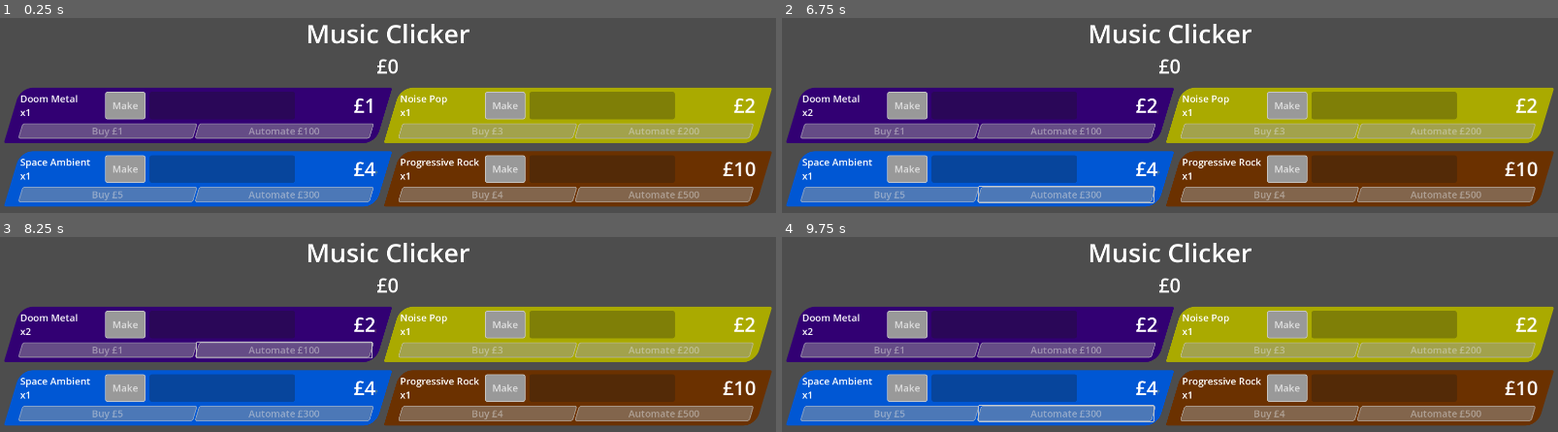
Above: before the commit, frames 1-4 (two rows, left to right).
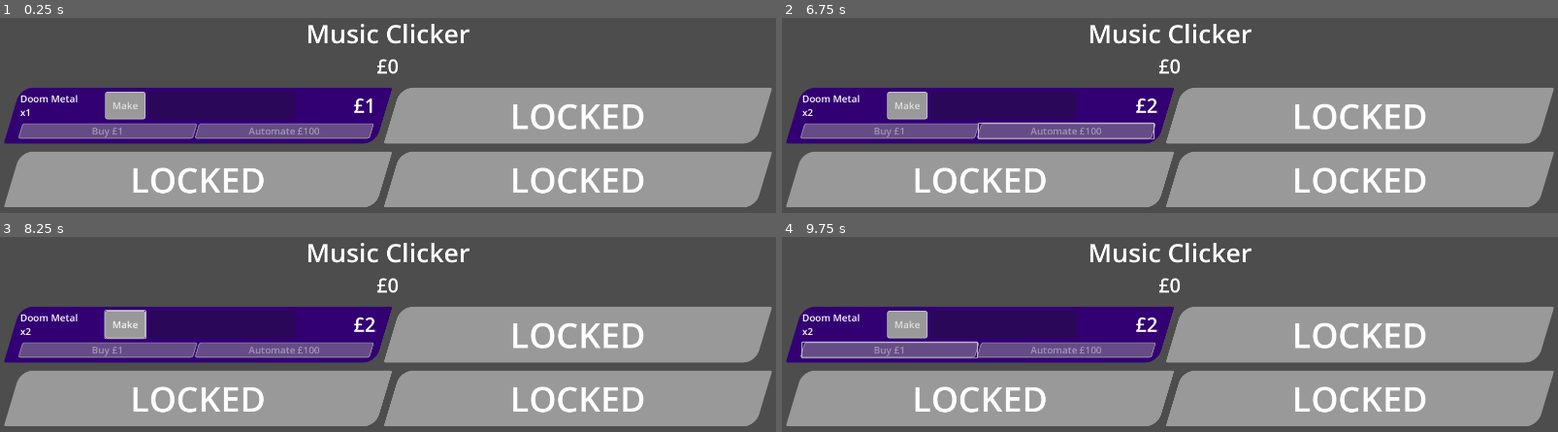
Above: after the commit, the same moments.

Repository: phrasmotica/music-clicker
Game: Godot game, scene res://game.tscn
The game is run twice, just before and just after one commit, with the same random seed, the same clock (stepped at 60 frames per second) and the same inputs.
Inputs (mouse positions are in pixels of both pictures, inside the frame that each line leads up to):
- Up to frame 1 (0.25 s): no input
- Up to frame 2 (6.75 s): click "Make" at 0.5 s; tap Enter at 1.25, 5.75 s; move the mouse to (1340, 203) at 1.27 s; hold D 1.28-2 s; hold Shift 1.28-2 s; click (1340, 203) at 1.42 s; drag from (outside the picture) to (outside the picture) at 2.02 s; move the mouse to (1247, 129) at 2.77 s; hold D 2.78-3.5 s; tap Z at 2.85 s; drag from (outside the picture) to (937, 160) at 3.52 s; click "Buy £1" at 4.25 s; tap Space at 5, 6.5 s; move the mouse to (outside the picture) at 5.02 s; hold Left 5.03-5.75 s; tap Tab at 5.1 s; drag from (937, 160) to (1053, 115) at 5.77 s; move the mouse to (outside the picture) at 6.52 s; hold Down from 6.53 s (still down); tap V at 6.6 s; click (outside the picture) at 6.67 s
- Up to frame 3 (8.25 s): release Down at 7.25 s; tap Enter at 7.25 s; drag from (271, 334) to (outside the picture) at 7.27 s; tap Space at 8 s; move the mouse to (558, 422) at 8.02 s; hold Up from 8.03 s (still down); tap Delete at 8.1 s
- Up to frame 4 (9.75 s): release Up at 8.75 s; drag from (outside the picture) to (outside the picture) at 8.77 s; move the mouse to (1247, 348) at 9.52 s; hold Down from 9.53 s (still down); tap R at 9.6 s

The runs differ from the first frame. In frame 1, 39% of the frame differs, in the area x 0-100%, y 35-98%; in frame 2, 40%; in frame 3, 40%; in frame 4, 40%.

Commit message:
Only unlock the first product by default

Diff:
--- a/scenes/game_ui.tscn
+++ b/scenes/game_ui.tscn
@@ -5,7 +5,6 @@
 [ext_resource type="PackedScene" uid="uid://bvhhta3af1hts" path="res://scenes/product_meter.tscn" id="2_e0pfi"]
 
 [sub_resource type="StyleBoxFlat" id="StyleBoxFlat_u001w"]
-resource_local_to_scene = true
 bg_color = Color(0.709696, 0.57952, 0.338334, 1)
 skew = Vector2(0.3, 0)
 corner_radius_top_left = 30
@@ -14,8 +13,6 @@
 corner_radius_bottom_left = 5
 
 [sub_resource type="StyleBoxFlat" id="StyleBoxFlat_u2dgd"]
-resource_local_to_scene = true
-bg_color = Color(0.709696, 0.57952, 0.338334, 1)
 skew = Vector2(0.3, 0)
 corner_radius_top_left = 30
 corner_radius_top_right = 5
@@ -23,8 +20,6 @@
 corner_radius_bottom_left = 5
 
 [sub_resource type="StyleBoxFlat" id="StyleBoxFlat_bt76a"]
-resource_local_to_scene = true
-bg_color = Color(0.709696, 0.57952, 0.338334, 1)
 skew = Vector2(0.3, 0)
 corner_radius_top_left = 30
 corner_radius_top_right = 5
@@ -32,8 +27,6 @@
 corner_radius_bottom_left = 5
 
 [sub_resource type="StyleBoxFlat" id="StyleBoxFlat_djwj0"]
-resource_local_to_scene = true
-bg_color = Color(0.709696, 0.57952, 0.338334, 1)
 skew = Vector2(0.3, 0)
 corner_radius_top_left = 30
 corner_radius_top_right = 5
@@ -41,8 +34,6 @@
 corner_radius_bottom_left = 5
 
 [sub_resource type="StyleBoxFlat" id="StyleBoxFlat_e0pfi"]
-resource_local_to_scene = true
-bg_color = Color(0.709696, 0.57952, 0.338334, 1)
 skew = Vector2(0.3, 0)
 corner_radius_top_left = 30
 corner_radius_top_right = 5
@@ -50,8 +41,6 @@
 corner_radius_bottom_left = 5
 
 [sub_resource type="StyleBoxFlat" id="StyleBoxFlat_o3bws"]
-resource_local_to_scene = true
-bg_color = Color(0.709696, 0.57952, 0.338334, 1)
 skew = Vector2(0.3, 0)
 corner_radius_top_left = 30
 corner_radius_top_right = 5
@@ -59,8 +48,6 @@
 corner_radius_bottom_left = 5
 
 [sub_resource type="StyleBoxFlat" id="StyleBoxFlat_3huio"]
-resource_local_to_scene = true
-bg_color = Color(0.709696, 0.57952, 0.338334, 1)
 skew = Vector2(0.3, 0)
 corner_radius_top_left = 30
 corner_radius_top_right = 5
@@ -68,8 +55,6 @@
 corner_radius_bottom_left = 5
 
 [sub_resource type="StyleBoxFlat" id="StyleBoxFlat_sjwyb"]
-resource_local_to_scene = true
-bg_color = Color(0.709696, 0.57952, 0.338334, 1)
 skew = Vector2(0.3, 0)
 corner_radius_top_left = 30
 corner_radius_top_right = 5
@@ -77,8 +62,6 @@
 corner_radius_bottom_left = 5
 
 [sub_resource type="StyleBoxFlat" id="StyleBoxFlat_5kh4o"]
-resource_local_to_scene = true
-bg_color = Color(0.709696, 0.57952, 0.338334, 1)
 skew = Vector2(0.3, 0)
 corner_radius_top_left = 30
 corner_radius_top_right = 5
@@ -86,8 +69,6 @@
 corner_radius_bottom_left = 5
 
 [sub_resource type="StyleBoxFlat" id="StyleBoxFlat_s2npe"]
-resource_local_to_scene = true
-bg_color = Color(0.709696, 0.57952, 0.338334, 1)
 skew = Vector2(0.3, 0)
 corner_radius_top_left = 30
 corner_radius_top_right = 5
@@ -139,35 +120,44 @@
 [node name="ProductMeter1" parent="VBoxContainer/ProductMeterParent" instance=ExtResource("2_e0pfi")]
 layout_mode = 2
 theme_override_styles/panel = SubResource("StyleBoxFlat_u2dgd")
+is_unlocked = false
 
 [node name="ProductMeter2" parent="VBoxContainer/ProductMeterParent" instance=ExtResource("2_e0pfi")]
 layout_mode = 2
 theme_override_styles/panel = SubResource("StyleBoxFlat_bt76a")
+is_unlocked = false
 
 [node name="ProductMeter3" parent="VBoxContainer/ProductMeterParent" instance=ExtResource("2_e0pfi")]
 layout_mode = 2
 theme_override_styles/panel = SubResource("StyleBoxFlat_djwj0")
+is_unlocked = false
 
 [node name="ProductMeter4" parent="VBoxContainer/ProductMeterParent" instance=ExtResource("2_e0pfi")]
 layout_mode = 2
 theme_override_styles/panel = SubResource("StyleBoxFlat_e0pfi")
+is_unlocked = false
 
 [node name="ProductMeter5" parent="VBoxContainer/ProductMeterParent" instance=ExtResource("2_e0pfi")]
 layout_mode = 2
 theme_override_styles/panel = SubResource("StyleBoxFlat_o3bws")
+is_unlocked = false
 
 [node name="ProductMeter6" parent="VBoxContainer/ProductMeterParent" instance=ExtResource("2_e0pfi")]
 layout_mode = 2
 theme_override_styles/panel = SubResource("StyleBoxFlat_3huio")
+is_unlocked = false
 
 [node name="ProductMeter7" parent="VBoxContainer/ProductMeterParent" instance=ExtResource("2_e0pfi")]
 layout_mode = 2
 theme_override_styles/panel = SubResource("StyleBoxFlat_sjwyb")
+is_unlocked = false
 
 [node name="ProductMeter8" parent="VBoxContainer/ProductMeterParent" instance=ExtResource("2_e0pfi")]
 layout_mode = 2
 theme_override_styles/panel = SubResource("StyleBoxFlat_5kh4o")
+is_unlocked = false
 
 [node name="ProductMeter9" parent="VBoxContainer/ProductMeterParent" instance=ExtResource("2_e0pfi")]
 layout_mode = 2
 theme_override_styles/panel = SubResource("StyleBoxFlat_s2npe")
+is_unlocked = false
--- a/scripts/game_ui.gd
+++ b/scripts/game_ui.gd
@@ -1,5 +1,12 @@
 @tool
 class_name GameUI extends Node
+
+@export
+var starting_unlocked_products := 1:
+	set(value):
+		starting_unlocked_products = value
+
+		_refresh()
 
 @export_group("Dependencies")
 
@@ -41,6 +48,14 @@
 
 		_inject_products(product_router.products)
 
+	_refresh()
+
+func _refresh() -> void:
+	var meter_count := _product_meters.size()
+
+	for i in meter_count:
+		_product_meters[i].is_unlocked = i < starting_unlocked_products
+
 func _inject_products(products: Array[Product]) -> void:
 	var product_count := products.size()
 	var meter_count := _product_meters.size()
